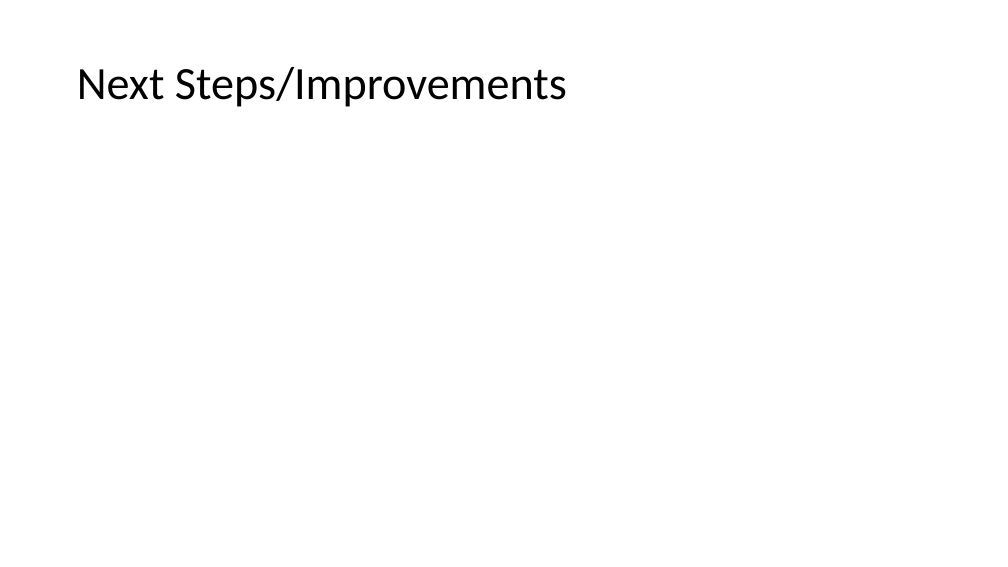
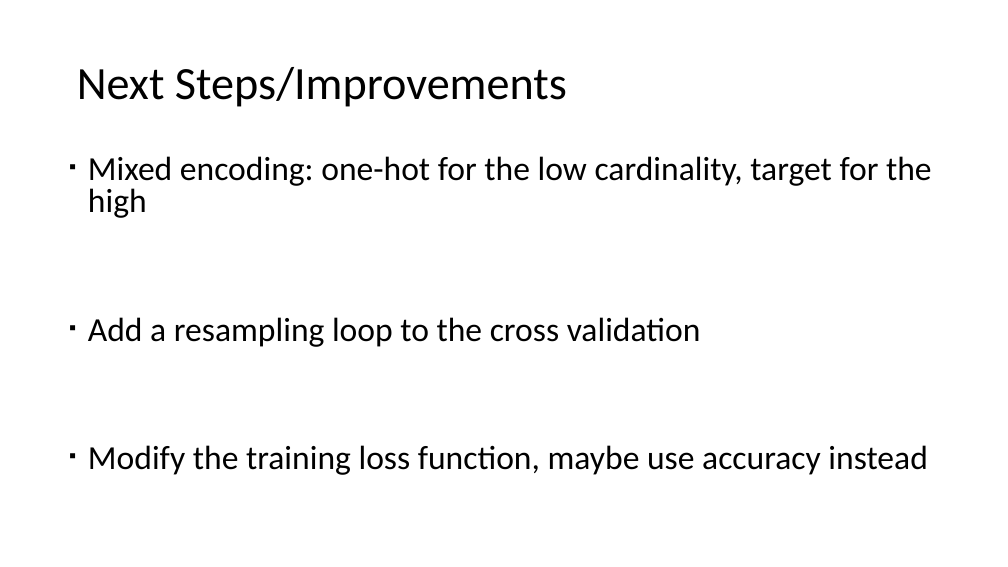
Before and after one commit to andy-j-block/census_income_predictions, a slide deck: slide 15 of slide_deck.pptx. Drawn at 1008x567 pixels with LibreOffice and Linux fonts; fonts in the diff are those of the drawing. Boxes give left, top, right and bottom in pixels: in the first picture for what was removed or moved away, otherwise in the second. Text is boxed around its words. In the diff, an @@ line names an element or a change of style, - is before the commit and + after.

```diff
--- a/slide_deck.pptx
+++ b/slide_deck.pptx
@@ text added at [88,156,932,475], 32 pt, text #000000 @@
+▪ Mixed encoding: one-hot for the low cardinality, target for the high
+▪ Add a resampling loop to the cross validation
+▪ Modify the training loss function, maybe use accuracy instead
```
Also in this commit, not shown: 2 other slides changed, 1 slide added, 1 slide removed, 1 other file.
